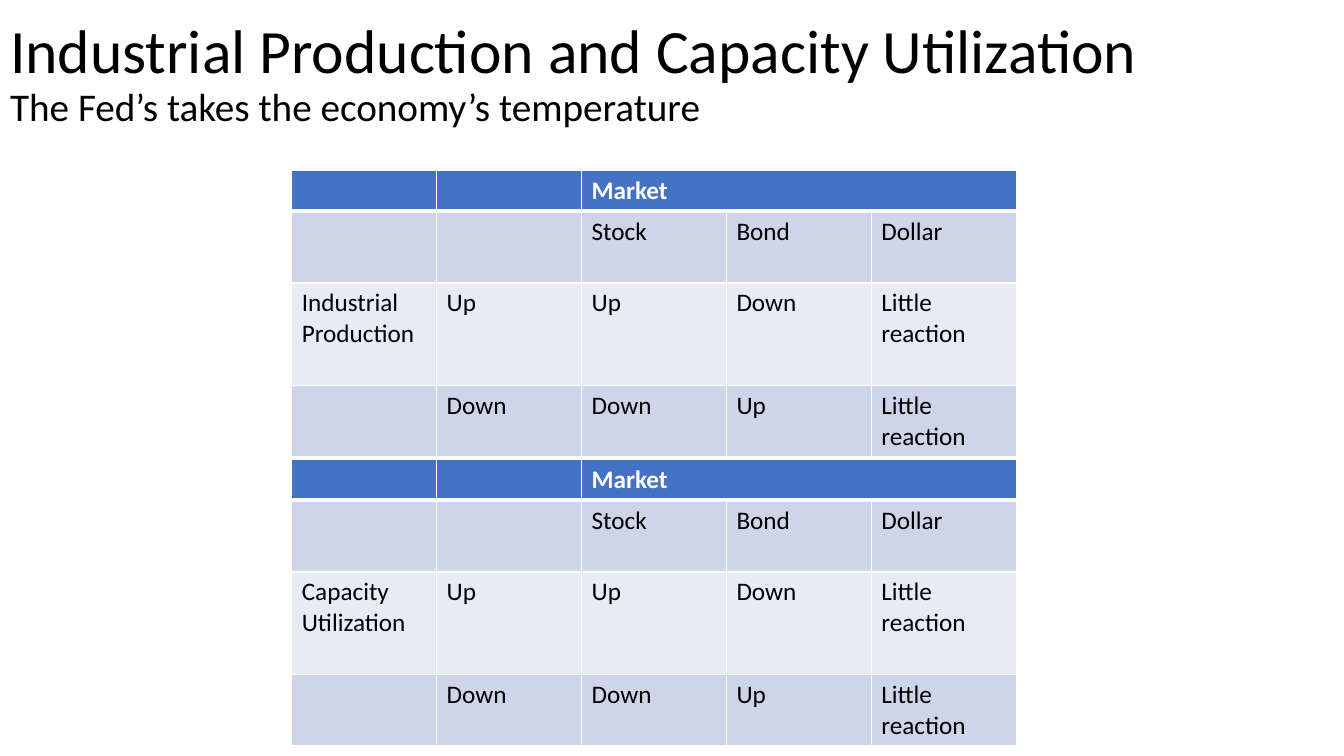
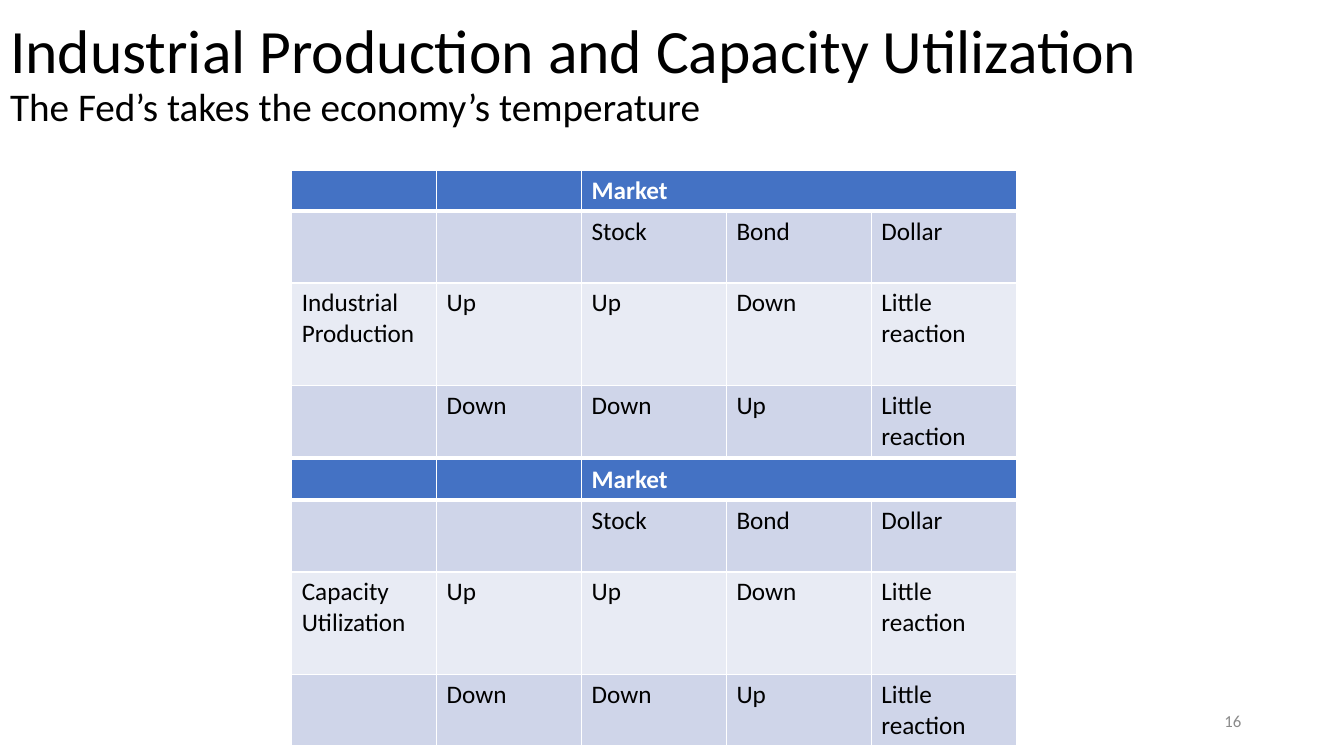
Before and after one commit to omroot/d2l_pytorch, a slide deck: slide 16 of mylearnings/mylecturenotes/TheMacroMinimum.pptx (slide 14 before the commit). Drawn at 1344x756 pixels with LibreOffice and Linux fonts; fonts in the diff are those of the drawing. Boxes give left, top, right and bottom in pixels: in the first picture for what was removed or moved away, otherwise in the second. Text is boxed around its words. In the diff, an @@ line names an element or a change of style, - is before the commit and + after.

```diff
--- a/mylearnings/mylecturenotes/TheMacroMinimum.pptx
+++ b/mylearnings/mylecturenotes/TheMacroMinimum.pptx
@@ page number added at (1224, 716, 1241, 727), 12 pt, text #8C8C8C @@
+16
```
Also in this commit, not shown: 26 other slides changed, 15 slides added.
